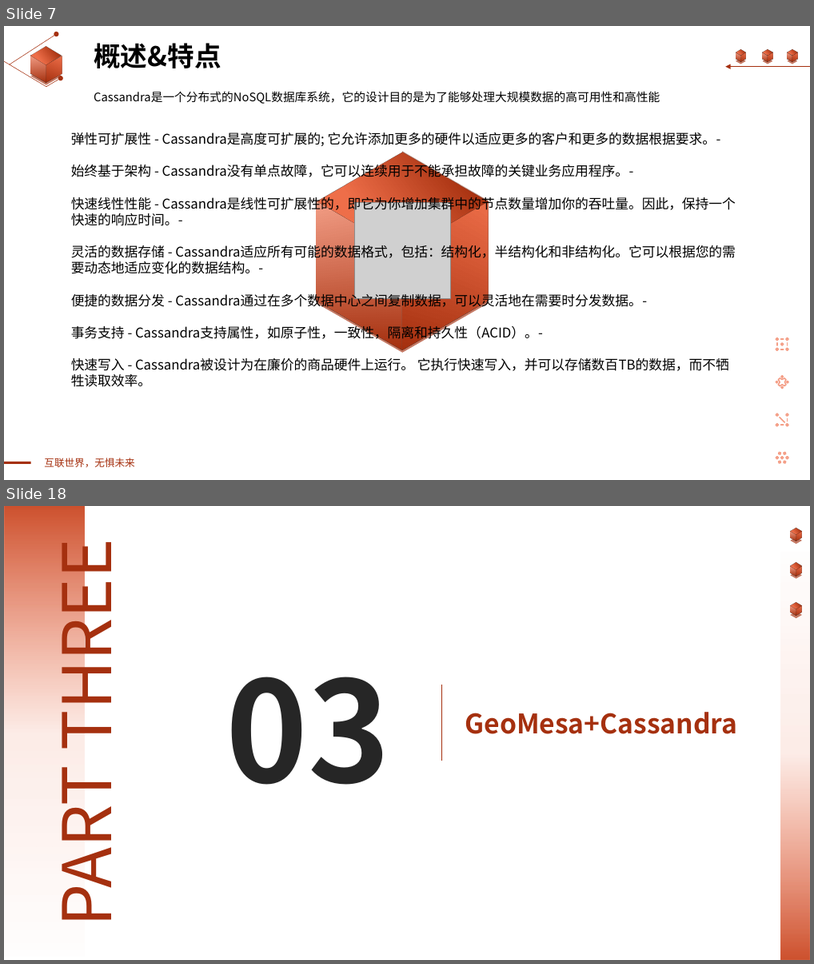
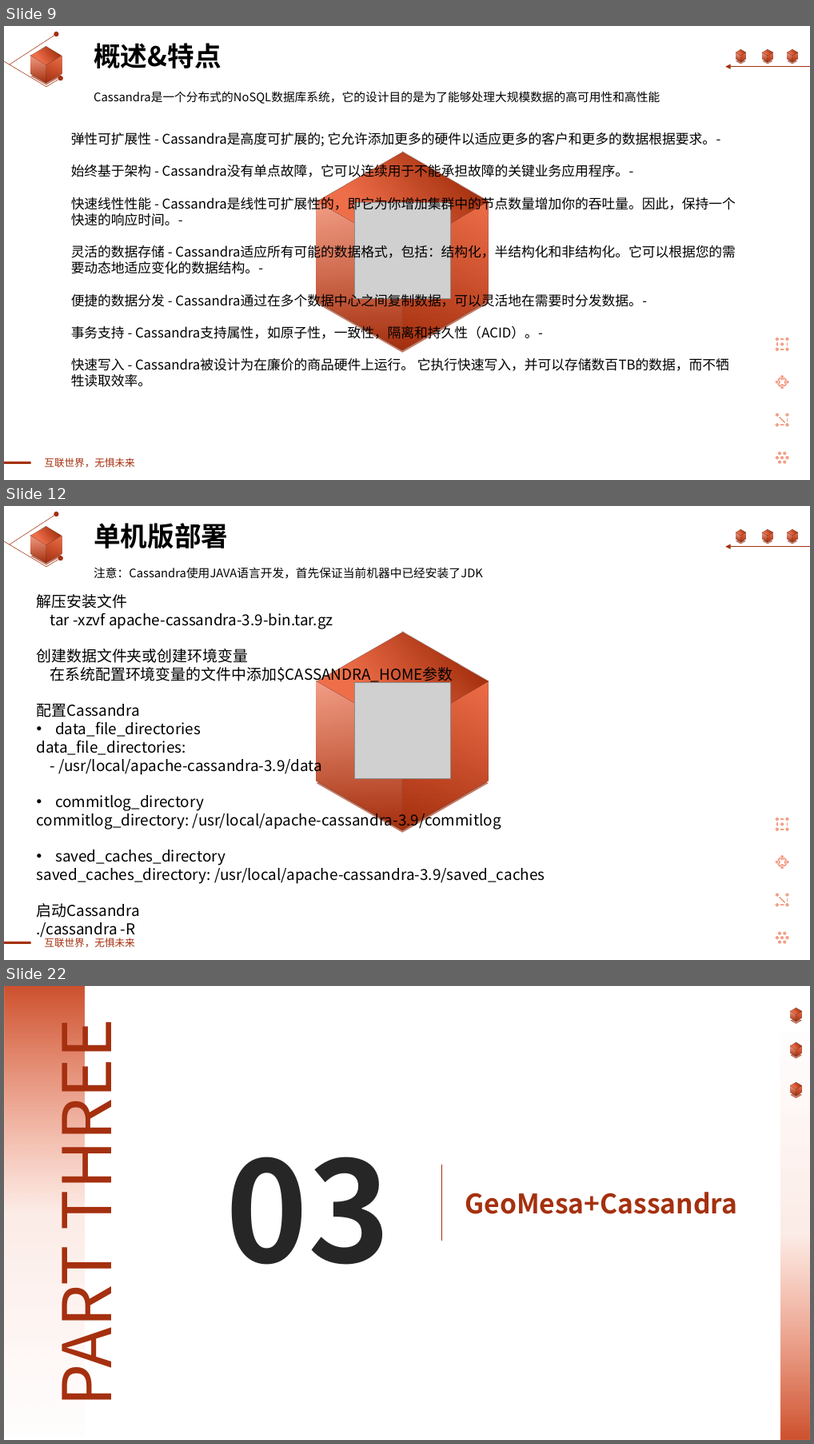
Before and after one commit to linkongluyin/linkongluyin, a slide deck: LearningPPT/1-2302250ZU6.pptx. Shown one above the other, each under a label of ours: slides 7 and 18 before the commit, slides 9, 12 and 22 after it; the slides between them are not shown. The pictures are 814x964 and 814x1444 pixels, drawn with LibreOffice and Linux fonts; fonts in the diff are those of the drawing; grey boxes stand for pictures. Boxes give left, top, right and bottom in pixels: in the first picture for what was removed or moved away, otherwise in the second. Text is boxed around its words. In the diff, an @@ line names an element or a change of style, - is before the commit and + after.

```diff
--- a/LearningPPT/1-2302250ZU6.pptx
+++ b/LearningPPT/1-2302250ZU6.pptx
@@ slide 12 added at [4, 506, 810, 960], background #FFFFFF; not listed: 73 template elements that a slide beside it also shows @@
@@ text added at [94, 523, 228, 548], 32 pt, text #000000, bold @@
+单机版部署
@@ text added at [94, 567, 483, 579], 14 pt, text #000000 @@
+注意：Cassandra使用JAVA语言开发，首先保证当前机器中已经安装了JDK
@@ text added at [37, 594, 545, 938], 18 pt, text #000000 @@
+解压安装文件
+tar -xzvf apache-cassandra-3.9-bin.tar.gz
+创建数据文件夹或创建环境变量
+在系统配置环境变量的文件中添加$CASSANDRA_HOME参数
+配置Cassandra
+• data_file_directories
+data_file_directories:
+- /usr/local/apache-cassandra-3.9/data
+• commitlog_directory
+commitlog_directory: /usr/local/apache-cassandra-3.9/commitlog
+• saved_caches_directory
+saved_caches_directory: /usr/local/apache-cassandra-3.9/saved_caches
+启动Cassandra
+./cassandra -R
@@ group added at [298, 620, 506, 841]: 6 rectangles, 2 lines @@
@@ picture added at [355, 683, 451, 779] @@
@@ what was slide 7 is now slide 9 @@
@@ what was slide 18 is now slide 22 @@
```
Also in this commit, not shown: 2 slides changed, 13 other slides added, 16 slides removed, 23 other files.
